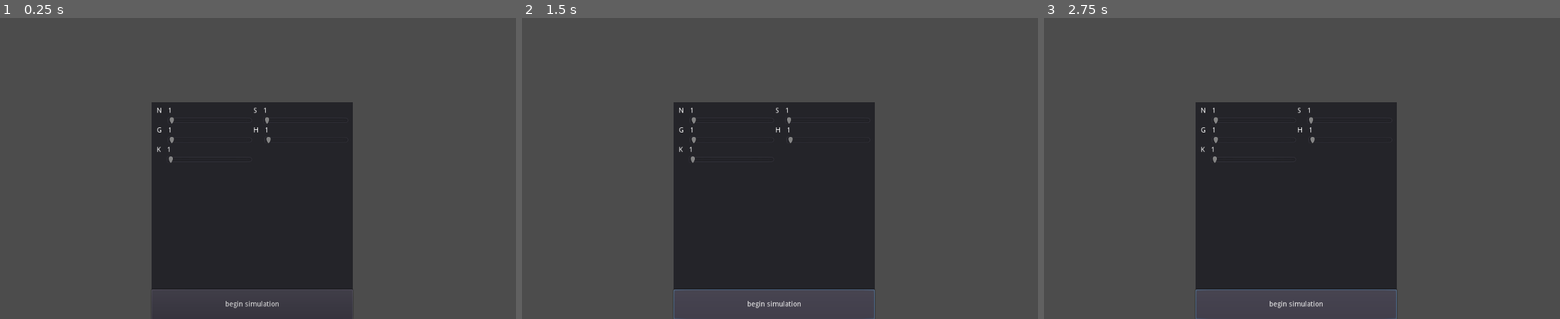
Above: before the commit, frames 1-3 (left to right).
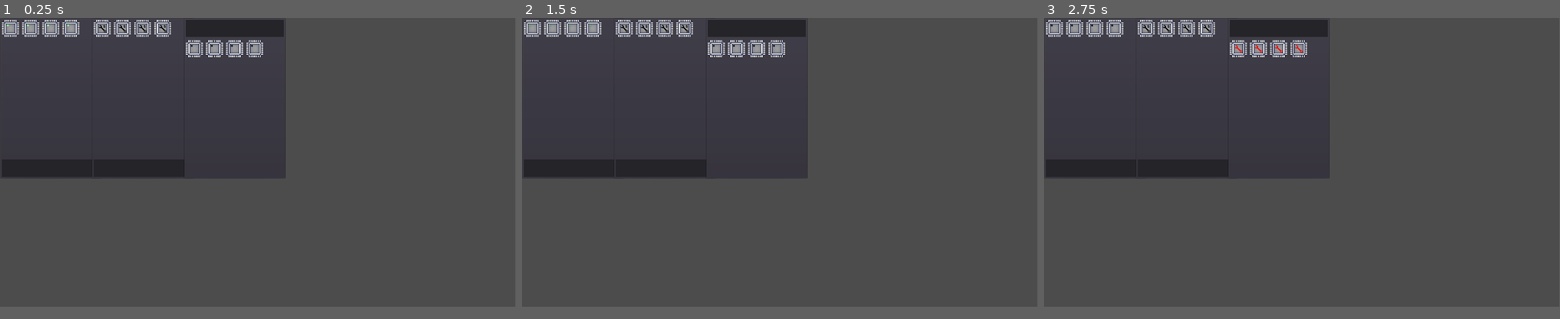
Above: after the commit, the same moments.

Repository: pliesveld/simulation-repair-problem
Game: Godot game, scene res://core/main_container.tscn
Two runs of this game, one before a commit and one after it. Both use one fixed random seed, a clock stepped at 60 frames per second and the inputs below. Before the commit the project starts from res://menu/VBoxContainer.tscn.
Inputs (mouse positions are in pixels of both pictures, inside the frame that each line leads up to):
- Up to frame 1 (0.25 s): no input
- Up to frame 2 (1.5 s): click (774, 303) at 0.5 s, where only the run before the commit has a clickable "begin simulation"; click (774, 303) at 1.25 s, where only the run before the commit has a clickable "begin simulation"
- Up to frame 3 (2.75 s): click (1296, 303) at 2 s, where only the run before the commit has a clickable "begin simulation"
The window is 800x468 before the commit and 799x449 after it. Grey fills any space a smaller window leaves; there, only what the larger window draws over its background counts as a difference.

The runs differ from the first frame. In frame 1, 24% of the frame differs, in the area x 0-69%, y 0-100%; in frame 2, 24%; in frame 3, 24%.

Commit message:
wip; simulation updates

Diff:
--- a/godot/project.godot
+++ b/godot/project.godot
@@ -16,8 +16,14 @@
 [application]
 
 config/name="New Game Project"
-run/main_scene="res://menu/VBoxContainer.tscn"
+run/main_scene="res://core/main_container.tscn"
+boot_splash/fullsize=false
 config/icon="res://icon.png"
+
+[display]
+
+window/size/width=1920
+window/size/height=1080
 
 [rendering]
 
